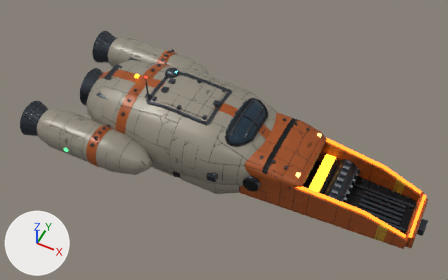
The glTF model assets/ships/parts/wholeships/pelican_production_v1.glb: old version first, new version second.
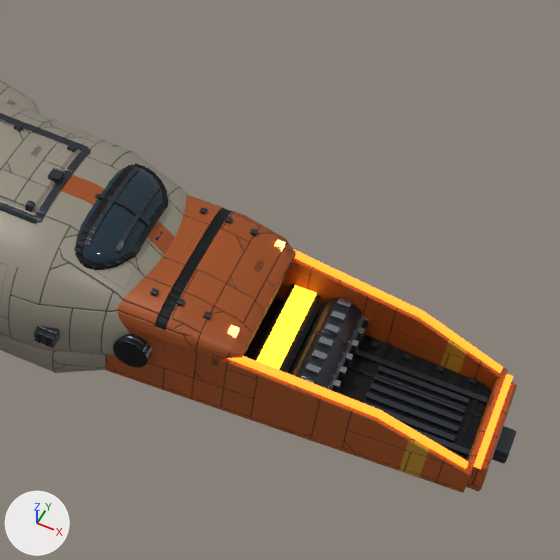
Each version is shown whole from a 50 mm lens placed at (6.56, -13.77, 17.1), pointed at (-0.22, -0.21, 0.14), then close up on the part from 43% to 100% of the width and 8% to 100% of the height. Arrows for +X, +Y and +Z are at lower left; the lights stay in place. The first two pictures are the older version. Objects named as collision shapes, trigger or cutter boxes, shadow casters or lower levels of detail are left out. Where no turn or scale is listed for an object, it has been applied to the vertices. Vertices at exactly the same position are counted once.

In view in the first close-up: 'LOD0_MOTION_HULL_CORE_Armor', 'LOD0_MOTION_HULL_CORE_Beacon_Amber', 'LOD0_MOTION_HULL_CORE_BrushedMetal', 'LOD0_MOTION_HULL_CORE_CANOPY', 'LOD0_MOTION_HULL_CORE_Hull', 'LOD0_MOTION_HULL_CORE_Lights_Cyan_bill', 'LOD0_MOTION_HULL_CORE_Livery', 'LOD0_MOTION_HULL_CORE_Mechanical', 'LOD0_MOTION_HULL_CORE_MechanicalDark', 'LOD0_MOTION_HULL_CORE_Warning' and 1 more.
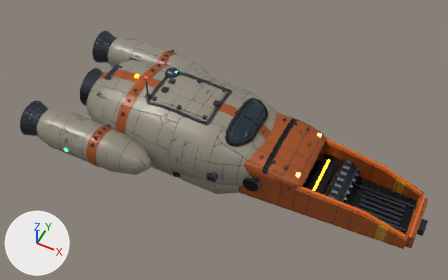
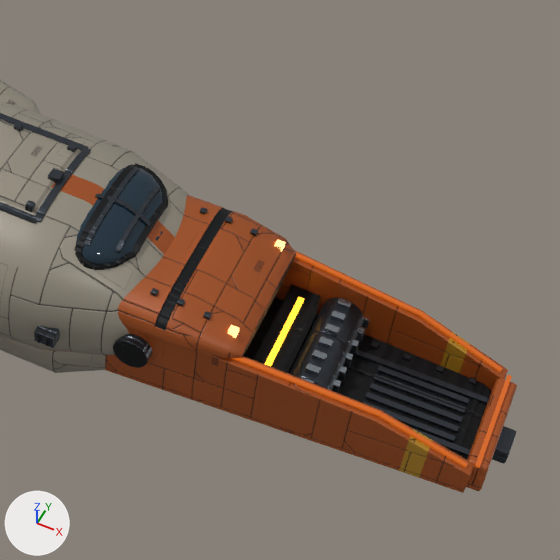
Changed parts and their boxes (x1, y1, x2, y2) in the close-ups (560 x 560 px):
```json
{"object": "LOD0_MOTION_HULL_CORE_Lights_Cyan_bill", "change": "recoloured, surface changed", "before": [231, 252, 512, 468], "after": [231, 252, 512, 468]}
{"object": "LOD0_MOTION_HULL_CORE_Beacon_Amber", "change": "reshaped", "before": [256, 285, 317, 370], "after": [265, 297, 304, 367]}
```

The change, as JSON lines over the scene's bpy script:
```json
{"op": "set", "path": "mat_material_emissive_cyan_bill.emission_color", "old": "(1.0, 0.195, 0.013)", "new": "(0.45, 0.0876, 0.00584)", "note": "orange #ff7a1e -> orange #b35412"}
{"op": "set", "path": "mat_material_emissive_cyan_bill.emission_strength", "old": "3.0", "new": "1.0"}
{"block": "me_lod0_motion_hull_core_beacon_amber", "where": "# used by ob_lod0_motion_hull_core_beacon_amber; location = (0.0, 0.0, 0.0)"}
{"op": "remove", "block": "me_lod0_motion_hull_core_beacon_amber", "code": "me_lod0_motion_hull_core_beacon_amber.from_pydata(...)  # 16 vertices, 24 faces; spans x -3.97..3.69, y -1.05..1.05, z -0.17..1.67"}
{"op": "add", "block": "me_lod0_motion_hull_core_beacon_amber", "code": "me_lod0_motion_hull_core_beacon_amber.from_pydata(...)  # 16 vertices, 24 faces; spans x -3.97..3.55, y -0.85..0.85, z -0.16..1.67"}
{"block": "me_lod0_motion_hull_core_beacon_amber", "change": "me_lod0_motion_hull_core_beacon_amber part 1: the loose piece of 8 vertices spanning x 3.31..3.69, y -1.05..1.05, z -0.17..-0.09 is scaled about its middle by (0.263, 0.81, 0.625)"}
```
